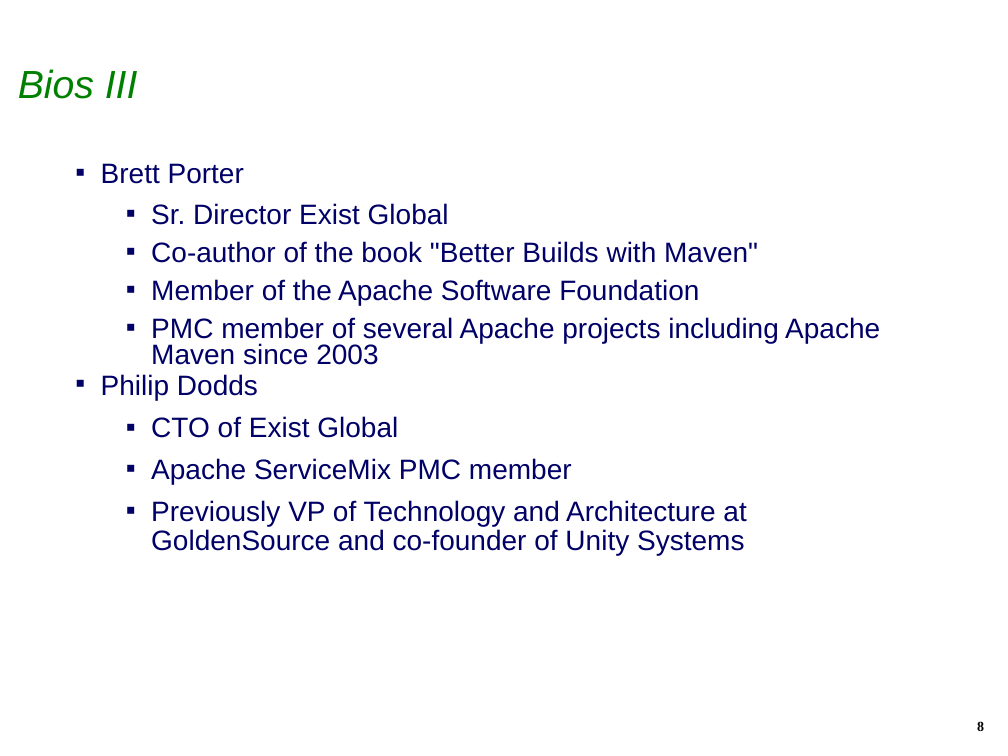
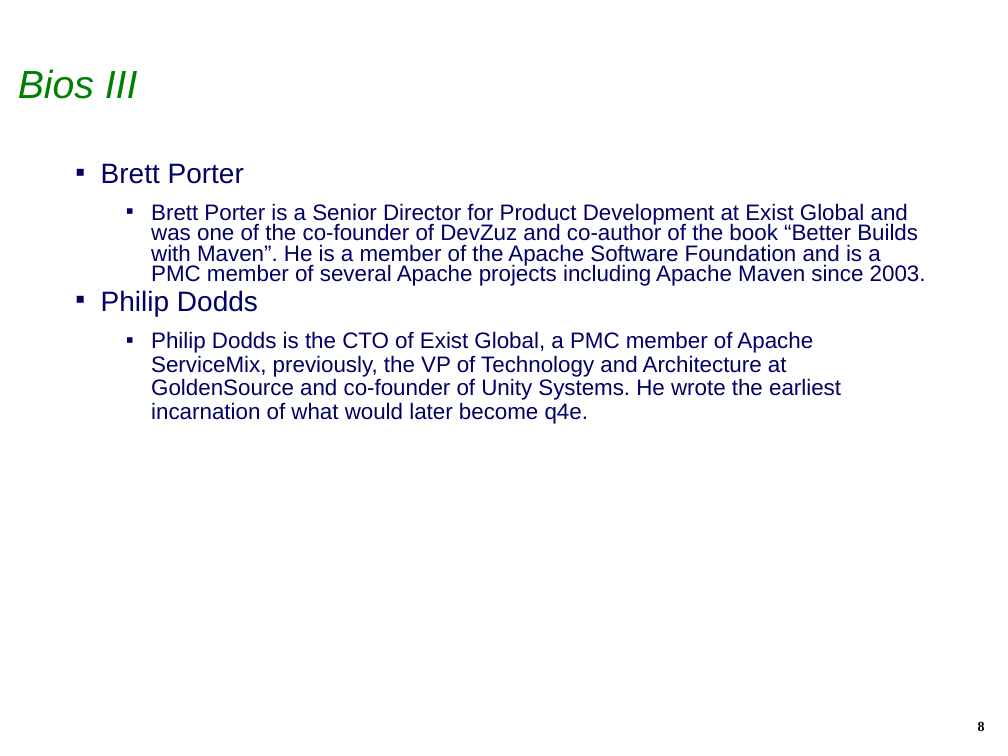
Before and after one commit to isabella232/q4e, a slide deck: slide 8 of docs/EclipseIAMCreationReview.ppt. Drawn at 1008x756 pixels with LibreOffice and Linux fonts; fonts in the diff are those of the drawing; background and template pictures are left out. Boxes give left, top, right and bottom in pixels: in the first picture for what was removed or moved away, otherwise in the second. Text is boxed around its words. In the diff, an @@ line names an element or a change of style, - is before the commit and + after.

```diff
--- a/docs/EclipseIAMCreationReview.ppt
+++ b/docs/EclipseIAMCreationReview.ppt
@@ text at (151,203,926,286): text changed; size 20 to 16 pt @@
-  ▪ Sr. Director Exist Global
-  ▪ Co-author of the book "Better Builds with Maven"
-  ▪ Member of the Apache Software Foundation
-  ▪ PMC member of several Apache projects including Apache Maven since 2003
+  ▪ Brett Porter is a Senior Director for Product Development at Exist Global and was one of the co-founder of DevZuz and co-author of the book “Better Builds with Maven”. He is a member of the Apache Software Foundation and is a PMC member of several Apache projects including Apache Maven since 2003.
@@ text at (151,331,841,424): text changed; size 20 to 16 pt @@
-  ▪ CTO of Exist Global
-  ▪ Apache ServiceMix PMC member
-  ▪ Previously VP of Technology and Architecture at GoldenSource and co-founder of Unity Systems
+  ▪ Philip Dodds is the CTO of Exist Global, a PMC member of Apache ServiceMix, previously, the VP of Technology and Architecture at GoldenSource and co-founder of Unity Systems. He wrote the earliest incarnation of what would later become q4e.
```
Also in this commit, not shown: 8 other slides changed, 1 slide added, 1 slide removed.
